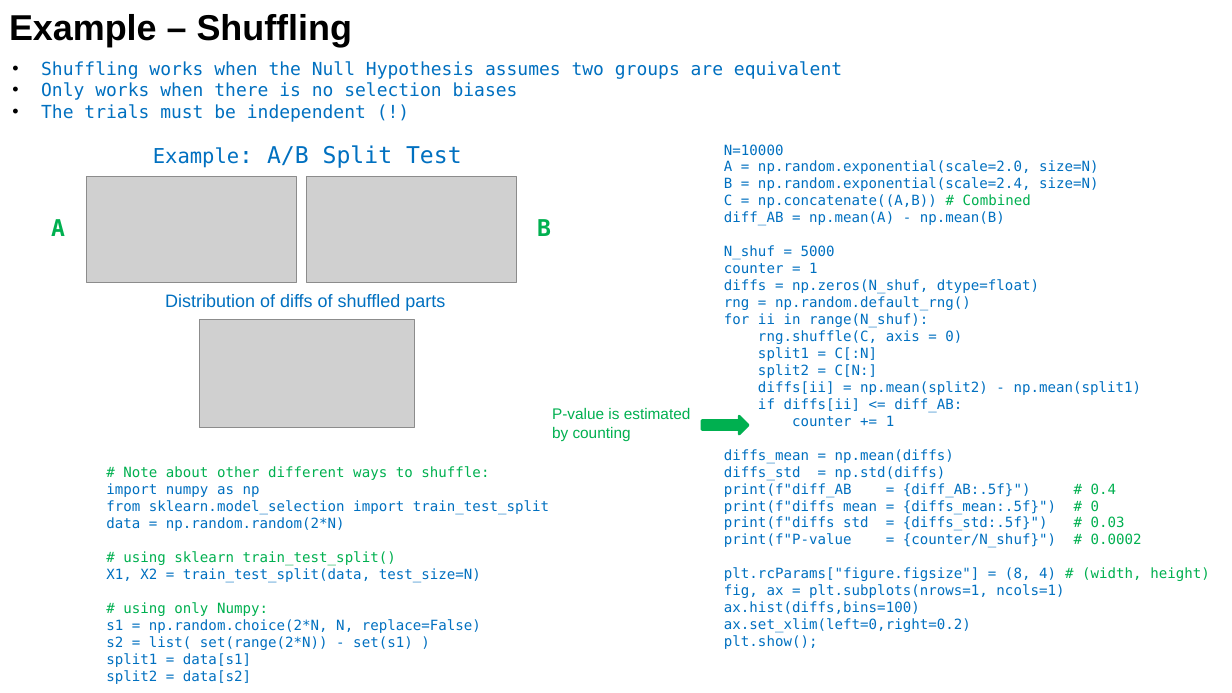
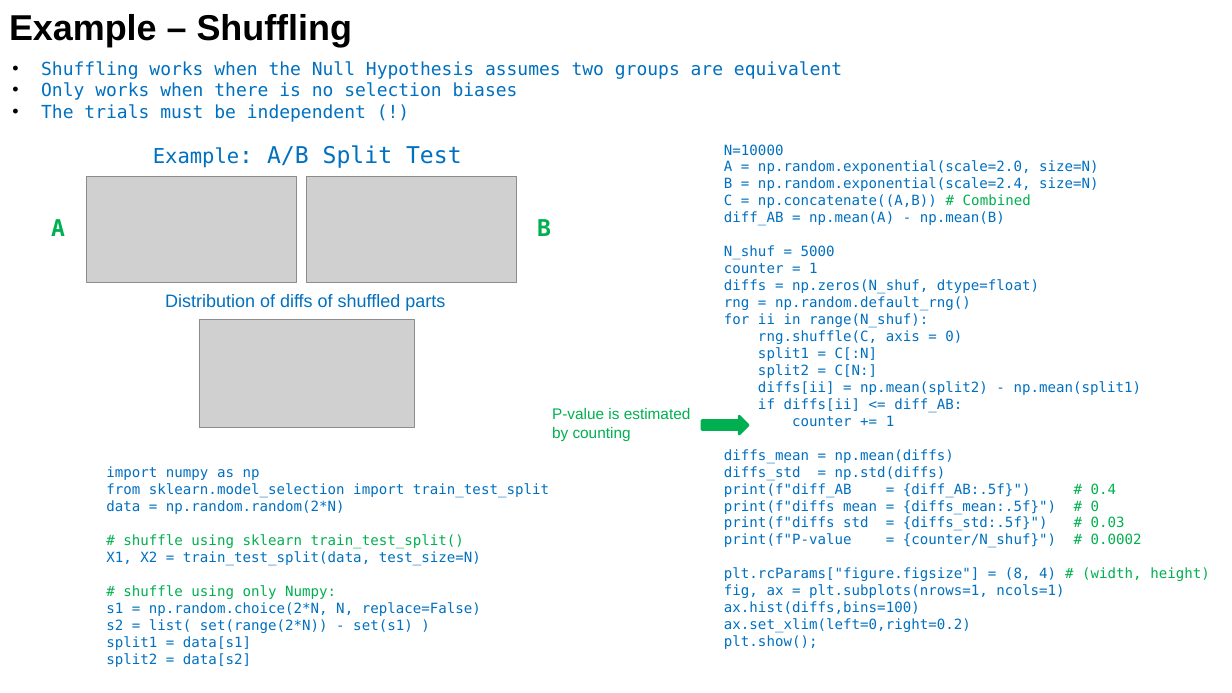
Before and after one commit to lselector/ml_ai_doc, a slide deck: slide 3 of statistics_16_for_hackers.pptx. Drawn at 1232x693 pixels with LibreOffice and Linux fonts; fonts in the diff are those of the drawing; grey boxes stand for pictures. Boxes give left, top, right and bottom in pixels: in the first picture for what was removed or moved away, otherwise in the second. Text is boxed around its words. In the diff, an @@ line names an element or a change of style, - is before the commit and + after.

```diff
--- a/statistics_16_for_hackers.pptx
+++ b/statistics_16_for_hackers.pptx
@@ text at (123,466,489,480): paragraph removed @@
-# Note about other different ways to shuffle:
@@ text at (123,534,464,548): text changed @@
-# using sklearn train_test_split()
+# shuffle using sklearn train_test_split()
@@ text at (123,585,336,599): text changed @@
-# using only Numpy:
+# shuffle using only Numpy:
```
Also in this commit, not shown: 1 slide added.
